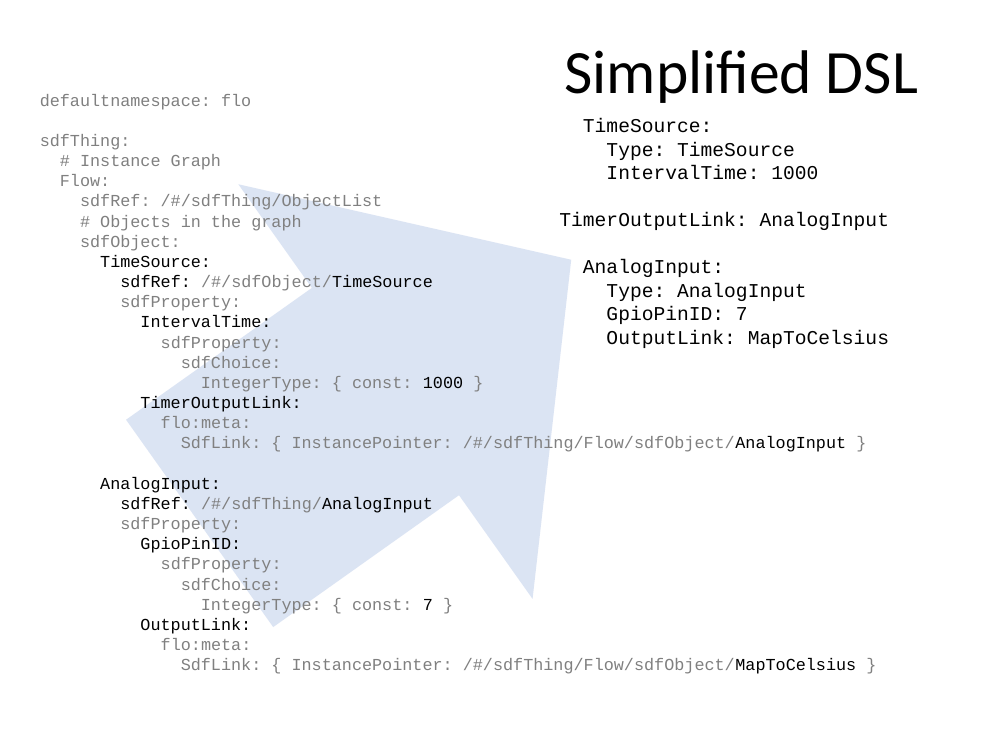
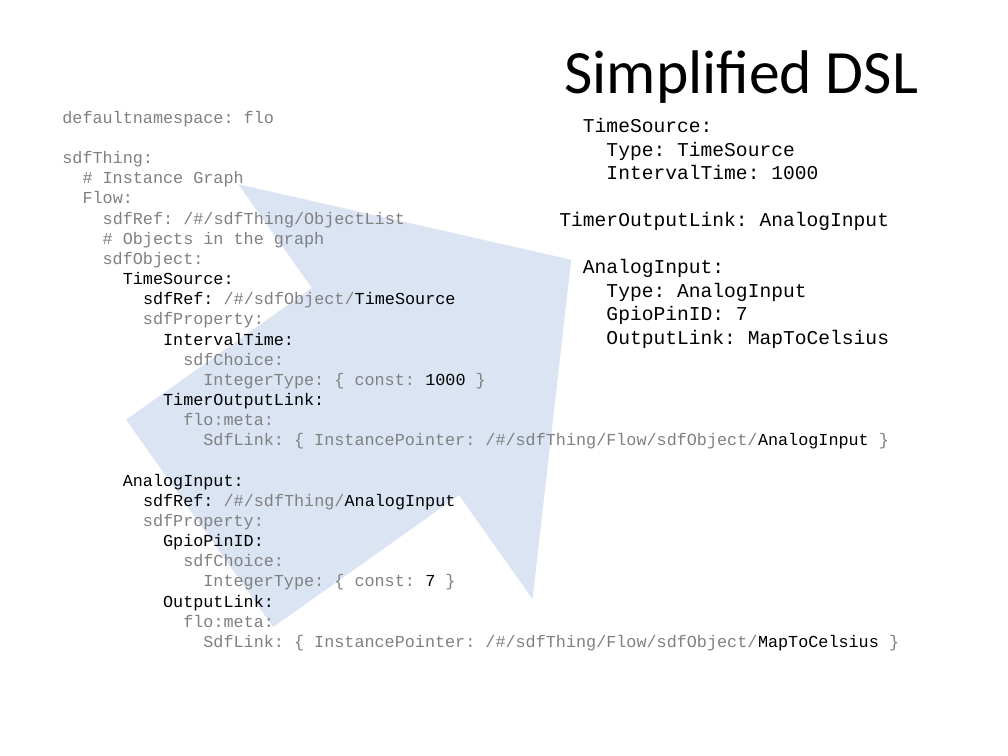
Before and after one commit to mjkoster/ObjectFlow, a slide deck: slide 17 of Documents/ObjectFlow.pptx. Drawn at 1008x756 pixels with LibreOffice and Linux fonts; fonts in the diff are those of the drawing. Boxes give left, top, right and bottom in pixels: in the first picture for what was removed or moved away, otherwise in the second. Text is boxed around its words. In the diff, an @@ line names an element or a change of style, - is before the commit and + after.

```diff
--- a/Documents/ObjectFlow.pptx
+++ b/Documents/ObjectFlow.pptx
@@ text at bbox=[62, 111, 878, 651]: text changed @@
-defaultnamespace: flo
-sdfThing:
-# Instance Graph
-Flow:
-sdfRef: /#/sdfThing/ObjectList
-# Objects in the graph
-sdfObject:
-TimeSource:
-sdfRef: /#/sdfObject/TimeSource
-sdfProperty:
-IntervalTime:
-sdfProperty:
-sdfChoice:
-IntegerType: { const: 1000 }
-TimerOutputLink:
-flo:meta:
-SdfLink: { InstancePointer: /#/sdfThing/Flow/sdfObject/AnalogInput }
-AnalogInput:
-sdfRef: /#/sdfThing/AnalogInput
-sdfProperty:
-GpioPinID:
-sdfProperty:
-sdfChoice:
-IntegerType: { const: 7 }
-OutputLink:
-flo:meta:
-SdfLink: { InstancePointer: /#/sdfThing/Flow/sdfObject/MapToCelsius }
+defaultnamespace: flo
+sdfThing:
+# Instance Graph
+Flow:
+sdfRef: /#/sdfThing/ObjectList
+# Objects in the graph
+sdfObject:
+TimeSource:
+sdfRef: /#/sdfObject/TimeSource
+sdfProperty:
+IntervalTime:
+sdfChoice:
+IntegerType: { const: 1000 }
+TimerOutputLink:
+flo:meta:
+SdfLink: { InstancePointer: /#/sdfThing/Flow/sdfObject/AnalogInput }
+AnalogInput:
+sdfRef: /#/sdfThing/AnalogInput
+sdfProperty:
+GpioPinID:
+sdfChoice:
+IntegerType: { const: 7 }
+OutputLink:
+flo:meta:
+SdfLink: { InstancePointer: /#/sdfThing/Flow/sdfObject/MapToCelsius }
```
Also in this commit, not shown: 1 other slide changed.
